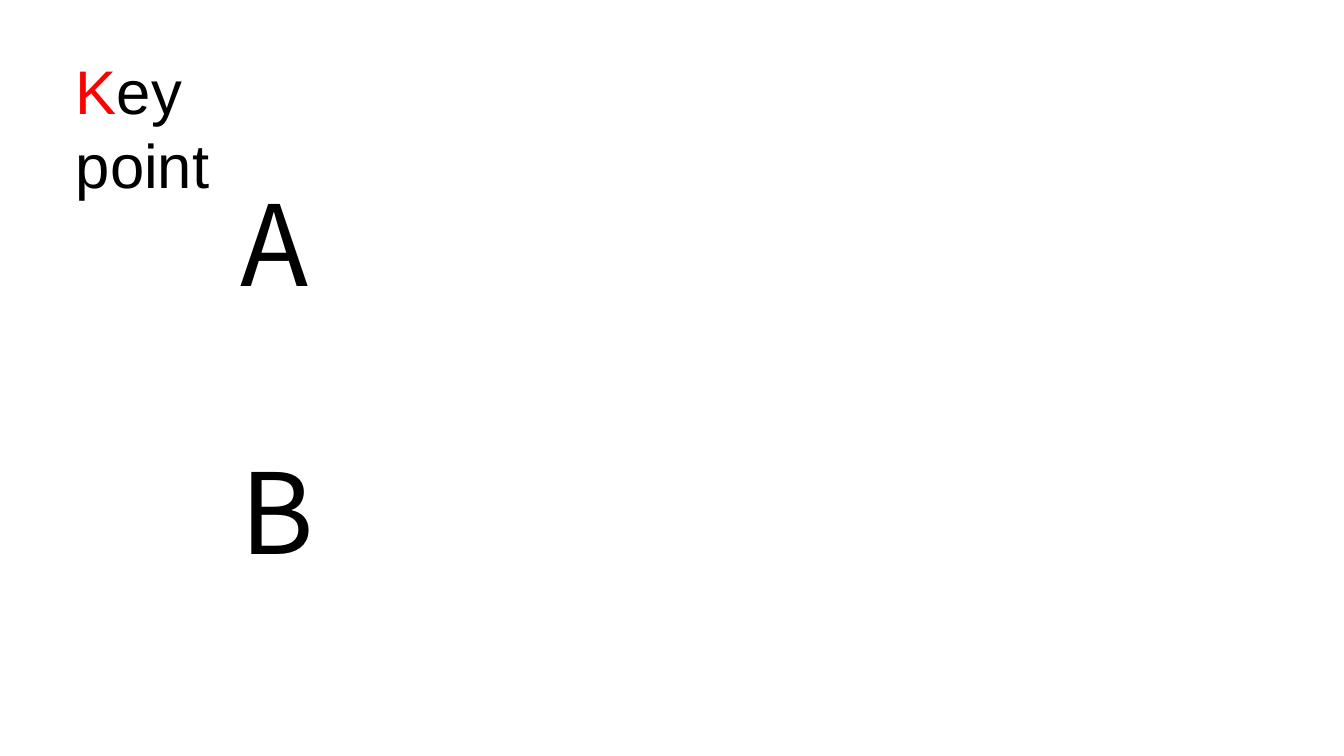
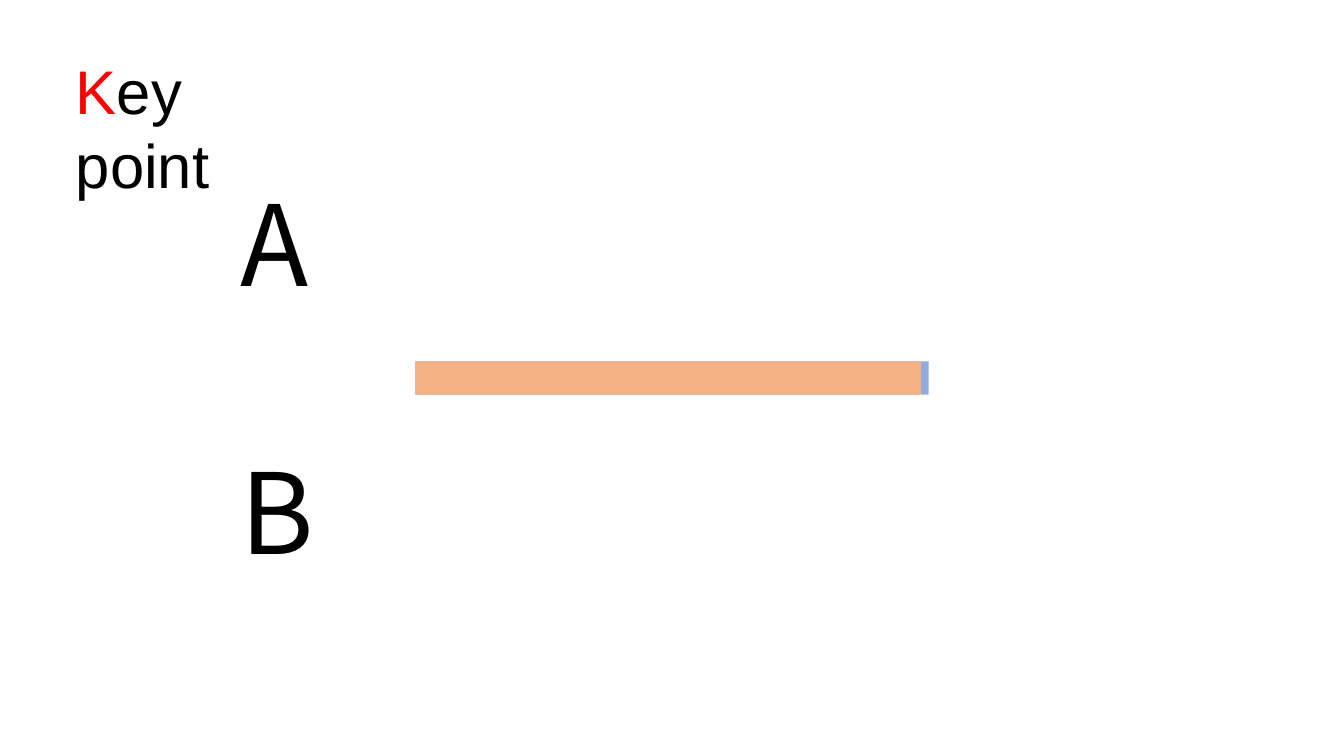
Before and after one commit to SSH1997/boostcamp_CS_study_files, a slide deck: slide 7 of 9. 기타 컴퓨터 관련 지식/J103_Datavis.pptx (slide 3 before the commit). Drawn at 1344x756 pixels with LibreOffice and Linux fonts; fonts in the diff are those of the drawing. Boxes give left, top, right and bottom in pixels: in the first picture for what was removed or moved away, otherwise in the second. Text is boxed around its words. In the diff, an @@ line names an element or a change of style, - is before the commit and + after.

```diff
--- a/9. 기타 컴퓨터 관련 지식/J103_Datavis.pptx
+++ b/9. 기타 컴퓨터 관련 지식/J103_Datavis.pptx
@@ rectangle added at box(415, 361, 929, 394), fill #8FAADC @@
@@ rectangle added at box(415, 361, 922, 394), fill #F4B183 @@
```
Also in this commit, not shown: 6 slides added, 3 slides removed, 1 other file.
